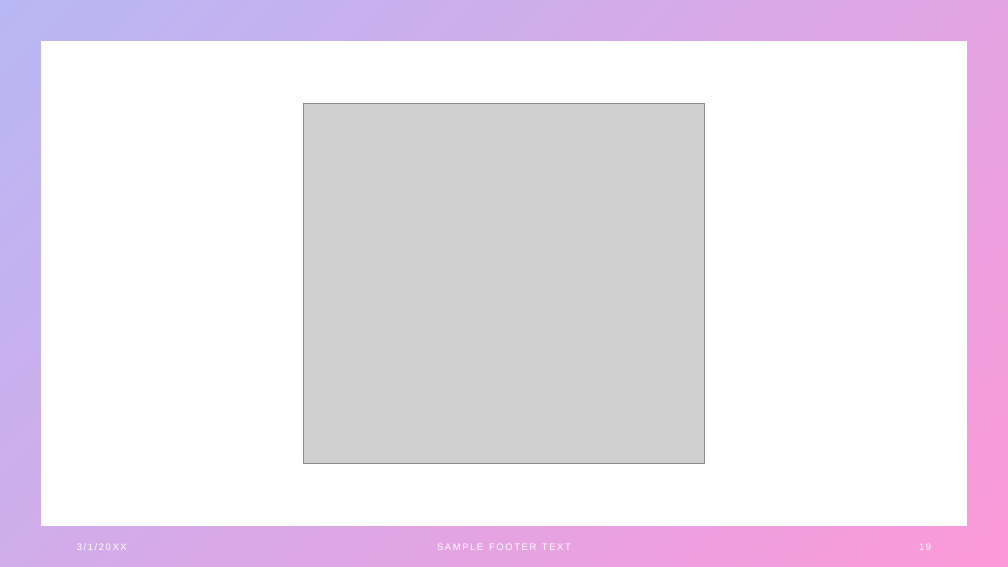
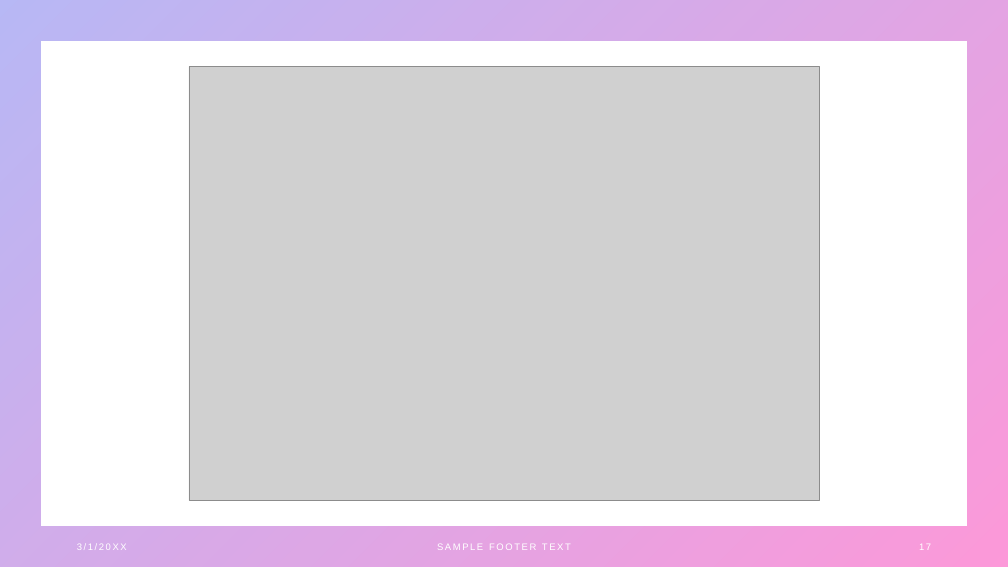
Before and after one commit to futureappdevelopers22/03-12-22-workshop1, a slide deck: slide 17 of PPTS/Modern JavaScript Tutorial-14-12-2022.pptx (slide 19 before the commit). Drawn at 1008x567 pixels with LibreOffice and Linux fonts; fonts in the diff are those of the drawing; grey boxes stand for pictures. Boxes give left, top, right and bottom in pixels: in the first picture for what was removed or moved away, otherwise in the second. Text is boxed around its words. In the diff, an @@ line names an element or a change of style, - is before the commit and + after.

```diff
--- a/PPTS/Modern JavaScript Tutorial-14-12-2022.pptx
+++ b/PPTS/Modern JavaScript Tutorial-14-12-2022.pptx
@@ picture: place and size @@
-picture at <box>304,104,705,464</box>
+picture at <box>189,67,819,501</box>
@@ page number at <box>919,543,931,550</box>: text changed @@
-19
+17
```
Also in this commit, not shown: 25 other slides changed, 1 slide added, 9 slides removed.
